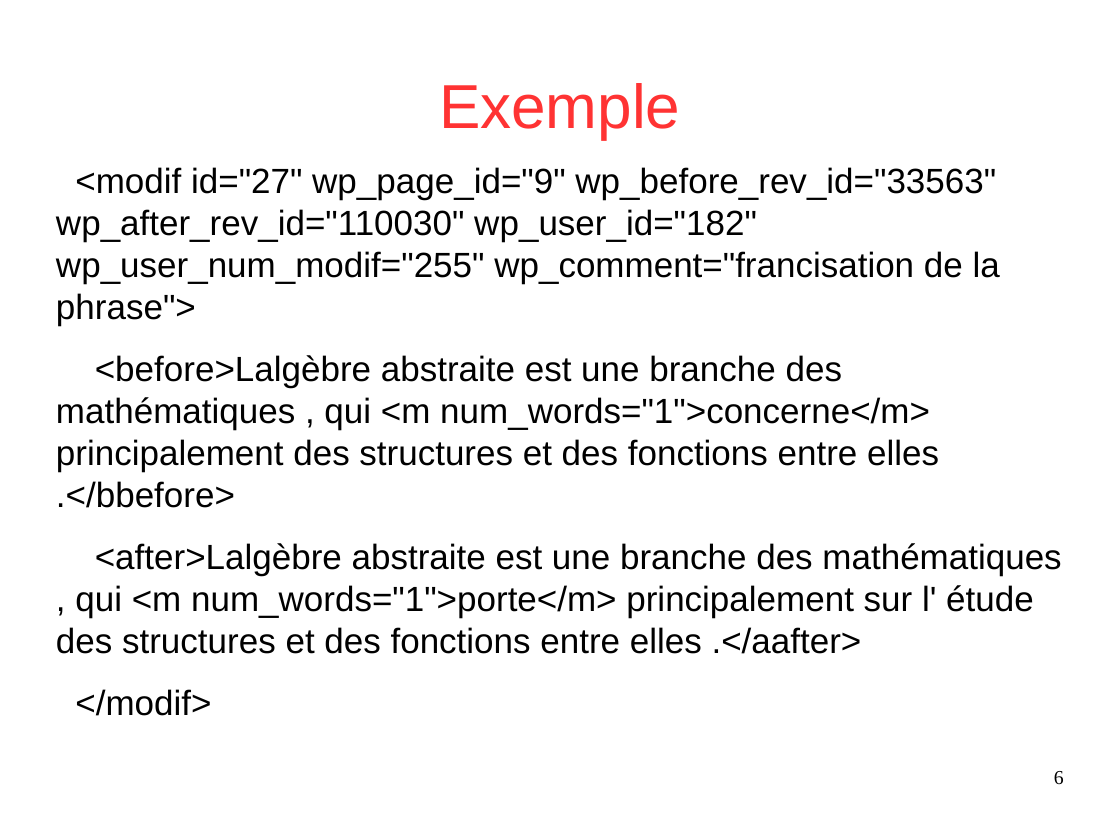
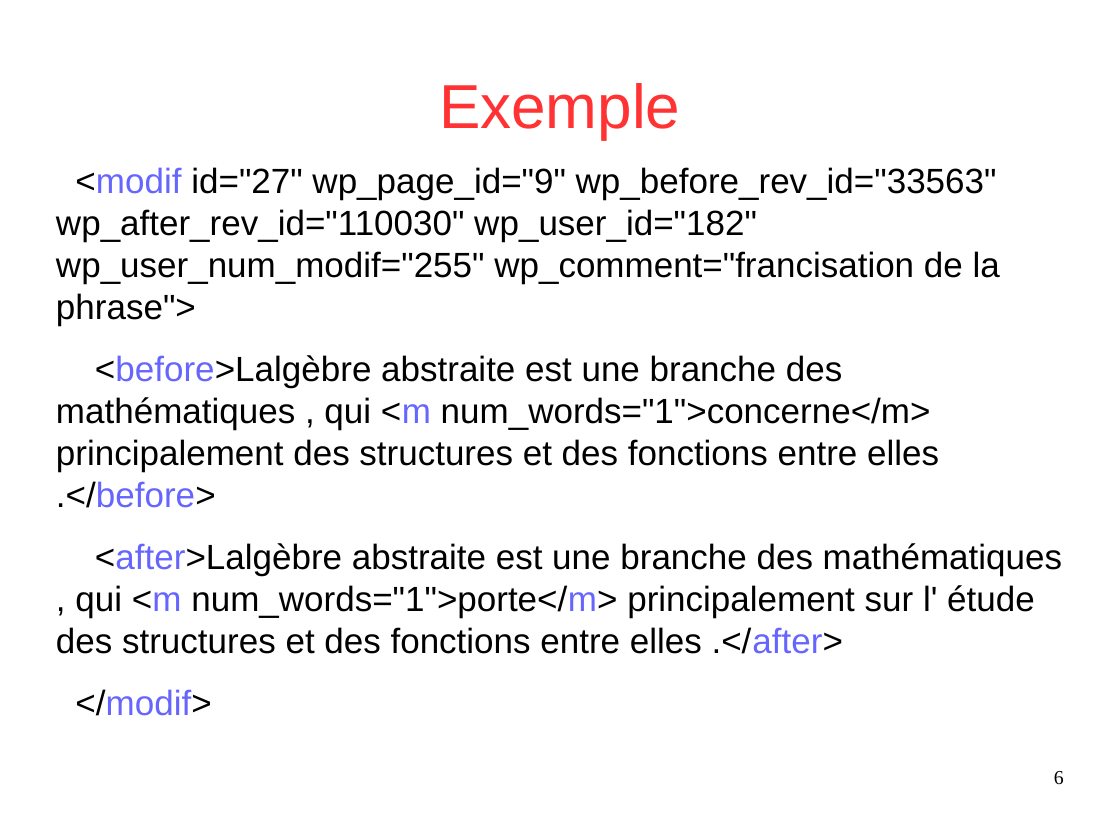
Before and after one commit to Sle3pingForest/StageL3, a slide deck: slide 6 of RapportDamien/presentation.odp. Drawn at 1120x840 pixels with LibreOffice and Linux fonts; fonts in the diff are those of the drawing. Boxes give left, top, right and bottom in pixels: in the first picture for what was removed or moved away, otherwise in the second. Text is boxed around its words. In the diff, an @@ line names an element or a change of style, - is before the commit and + after.

```diff
--- a/RapportDamien/presentation.odp
+++ b/RapportDamien/presentation.odp
@@ text at (56, 167, 1000, 716): text colour #000000 to #6666FF in "<modif", "</modif>" @@
@@ text at (56, 355, 1062, 654): text changed @@
-<before>Lalgèbre abstraite est une branche des mathématiques , qui <m num_words="1">concerne</m> principalement des structures et des fonctions entre elles .</bbefore>
-<after>Lalgèbre abstraite est une branche des mathématiques , qui <m num_words="1">porte</m> principalement sur l' étude des structures et des fonctions entre elles .</aafter>
+<before>Lalgèbre abstraite est une branche des mathématiques , qui <m num_words="1">concerne</m> principalement des structures et des fonctions entre elles .</before>
+<after>Lalgèbre abstraite est une branche des mathématiques , qui <m num_words="1">porte</m> principalement sur l' étude des structures et des fonctions entre elles .</after>
```
Also in this commit, not shown: 8 other slides changed, 2 slides added, 14 other files.
